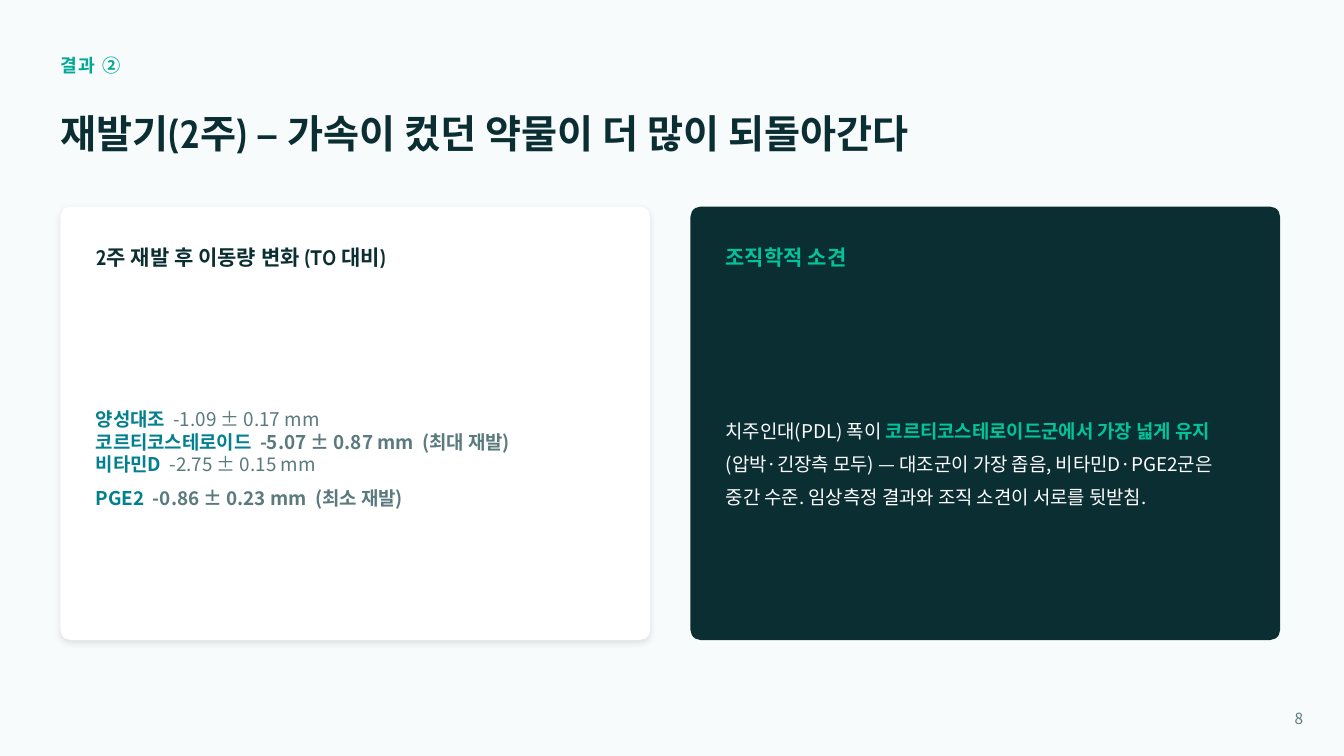
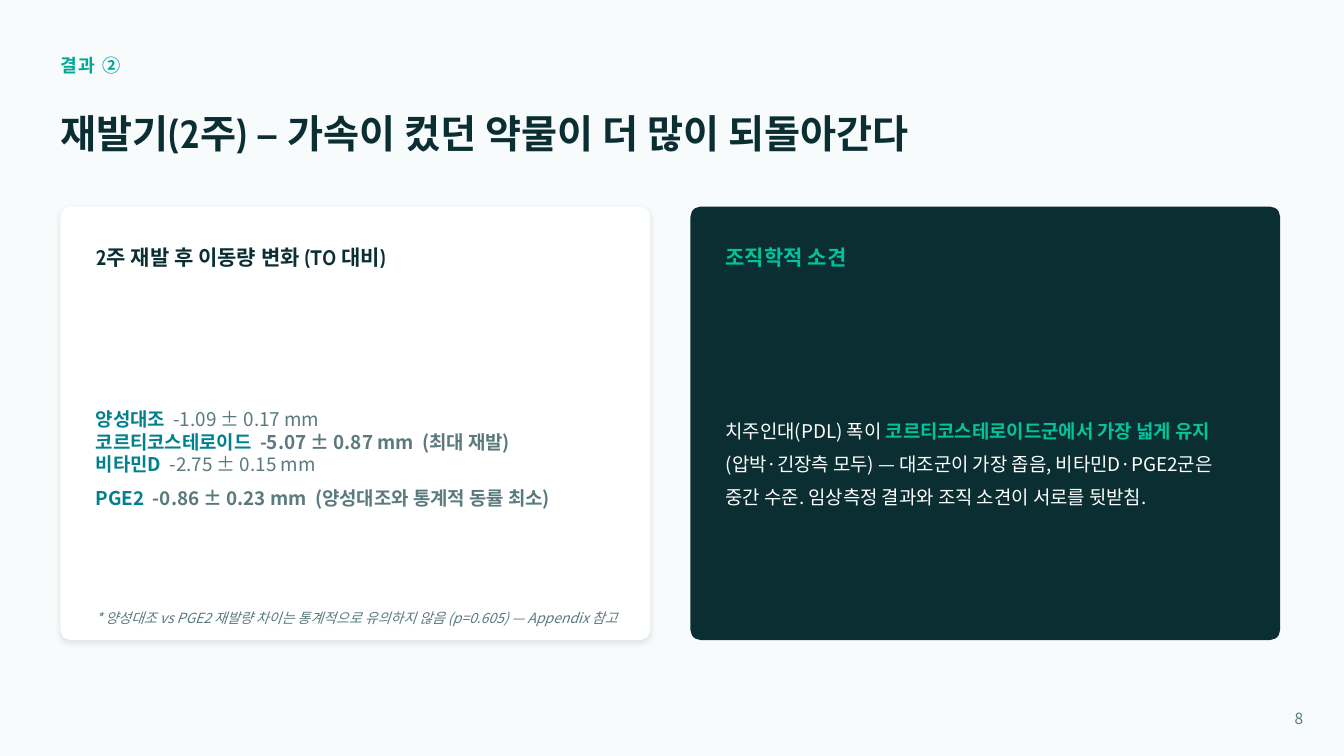
Before and after one commit to yojokem/-, a slide deck: slide 8 of 치과약리학실험2-논문발표/치과약리학실험2_논문발표.pptx. Drawn at 1344x756 pixels with LibreOffice and Linux fonts; fonts in the diff are those of the drawing. Boxes give left, top, right and bottom in pixels: in the first picture for what was removed or moved away, otherwise in the second. Text is boxed around its words. In the diff, an @@ line names an element or a change of style, - is before the commit and + after.

```diff
--- a/치과약리학실험2-논문발표/치과약리학실험2_논문발표.pptx
+++ b/치과약리학실험2-논문발표/치과약리학실험2_논문발표.pptx
@@ text at <box>96,410,550,509</box>: text changed @@
-양성대조 -1.09 ± 0.17 mm
-코르티코스테로이드 -5.07 ± 0.87 mm (최대 재발)
-비타민D -2.75 ± 0.15 mm
-PGE2 -0.86 ± 0.23 mm (최소 재발)
+양성대조 -1.09 ± 0.17 mm
+코르티코스테로이드 -5.07 ± 0.87 mm (최대 재발)
+비타민D -2.75 ± 0.15 mm
+PGE2 -0.86 ± 0.23 mm (양성대조와 통계적 동률 최소)
@@ text added at <box>105,611,618,626</box>, 10 pt, text #5B7A7E, italic @@
+* 양성대조 vs PGE2 재발량 차이는 통계적으로 유의하지 않음 (p=0.605) — Appendix 참고
```
Also in this commit, not shown: 1 slide added, 6 other files.
